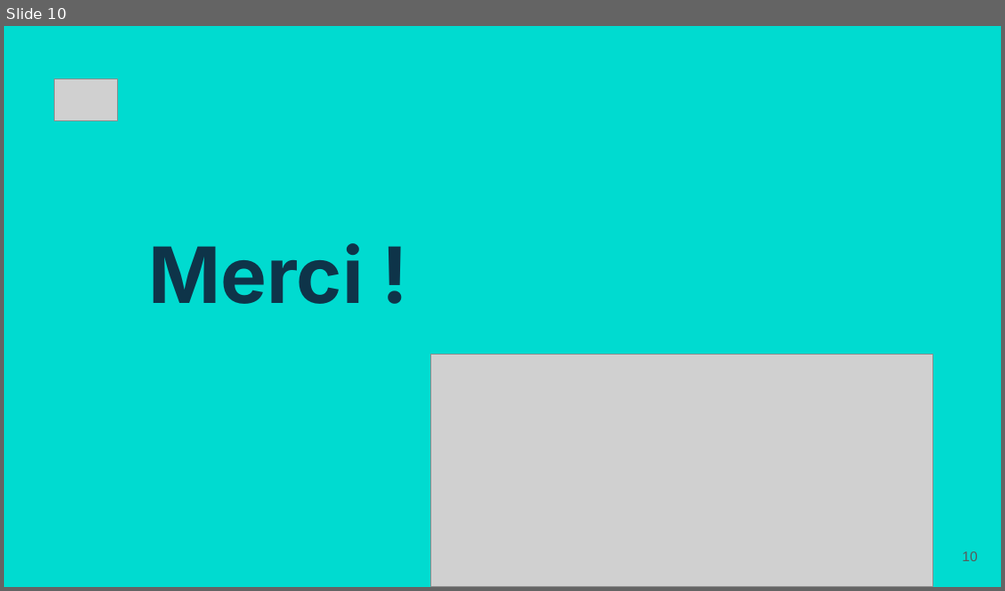
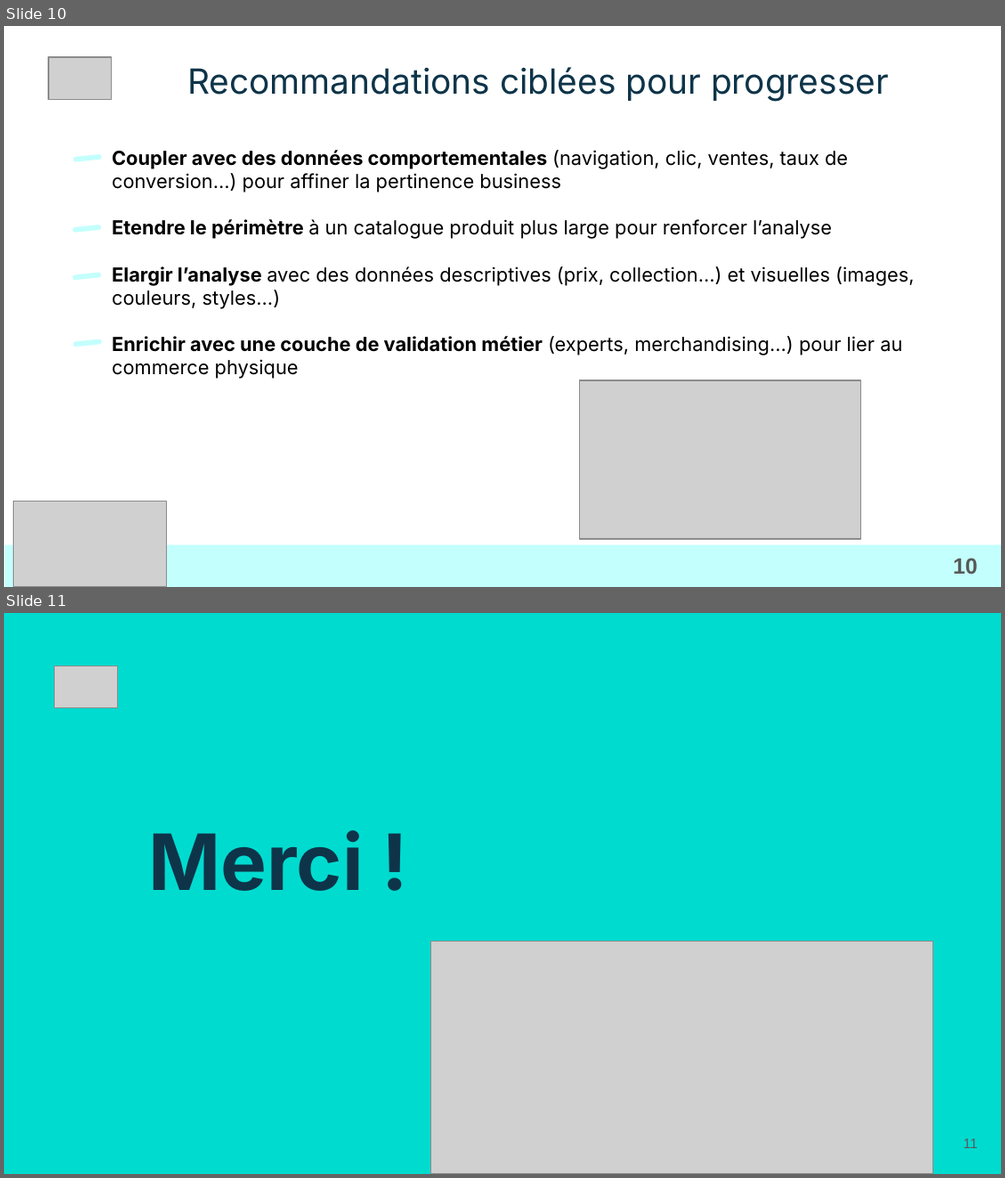
Before and after one commit to LoicV17/LoicValentini_Jedha_Certifications, a slide deck: CDSD_Concepteur_Developpeur_Sciences_Donnees/Presentations/ppt_versions/Bloc3_CDSD_Loic_Valentini.pptx. Shown one above the other, each under a label of ours: slide 10 before the commit, slides 10 and 11 after it. The pictures are 1005x591 and 1005x1178 pixels, drawn with LibreOffice and Linux fonts; fonts in the diff are those of the drawing; grey boxes stand for pictures; background and template pictures are left out. Boxes give left, top, right and bottom in pixels: in the first picture for what was removed or moved away, otherwise in the second. Text is boxed around its words. In the diff, an @@ line names an element or a change of style, - is before the commit and + after.

```diff
--- a/CDSD_Concepteur_Developpeur_Sciences_Donnees/Presentations/ppt_versions/Bloc3_CDSD_Loic_Valentini.pptx
+++ b/CDSD_Concepteur_Developpeur_Sciences_Donnees/Presentations/ppt_versions/Bloc3_CDSD_Loic_Valentini.pptx
@@ slide 10 added at (4, 26, 1001, 587), background picture (left out) @@
@@ picture added at (48, 57, 112, 99) @@
@@ title added at (187, 67, 889, 102), 25 pt, text #0E3449 @@
+Recommandations ciblées pour progresser
@@ rounded rectangle added at (73, 154, 102, 162), fill #C3FFFC @@
@@ text added at (112, 150, 914, 378), 14 pt, text #000000 @@
+Coupler avec des données comportementales (navigation, clic, ventes, taux de conversion…) pour affiner la pertinence business
+Etendre le périmètre à un catalogue produit plus large pour renforcer l’analyse
+Elargir l’analyse avec des données descriptives (prix, collection…) et visuelles (images, couleurs, styles…)
+Enrichir avec une couche de validation métier (experts, merchandising…) pour lier au commerce physique
@@ rounded rectangle added at (73, 224, 102, 232), fill #C3FFFC @@
@@ rounded rectangle added at (73, 272, 102, 280), fill #C3FFFC @@
@@ rounded rectangle added at (73, 338, 102, 346), fill #C3FFFC @@
@@ picture added at (579, 380, 860, 539) @@
@@ picture added at (13, 500, 167, 586) @@
@@ rectangle added at (5, 544, 1001, 586), fill #C3FFFC @@
@@ page number added at (953, 557, 978, 573), 16 pt, text #595959, bold @@
+10
@@ what was slide 10 is now slide 11 @@
@@ page number at (963, 1138, 978, 1148): text changed @@
-10
+11
```
Also in this commit, not shown: 2 slides changed, 7 other slides added, 7 slides removed, 2 other files.
